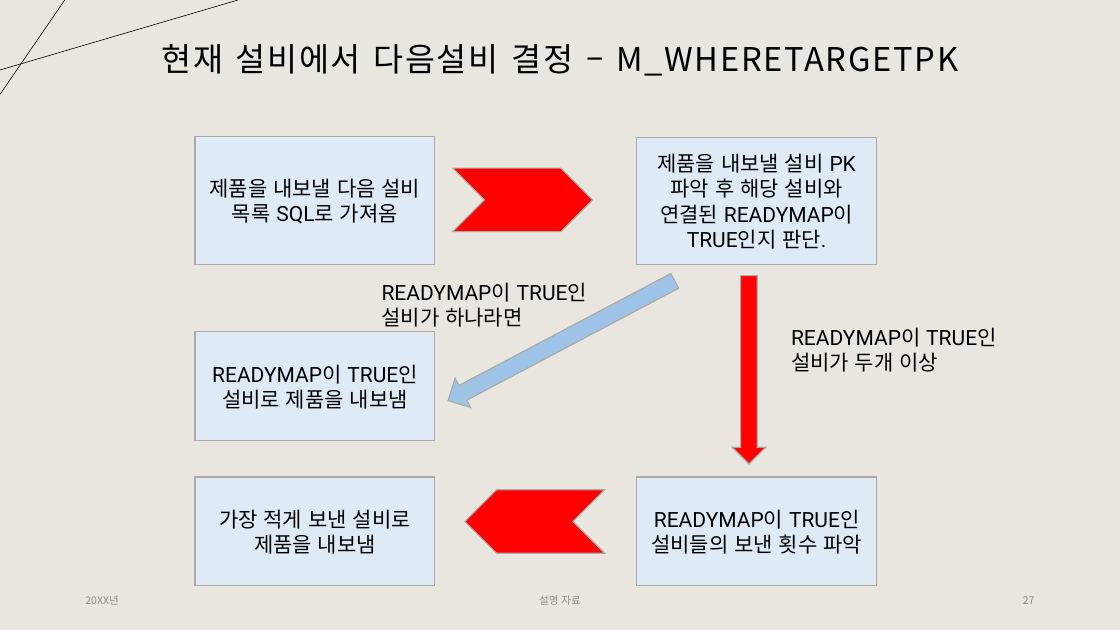
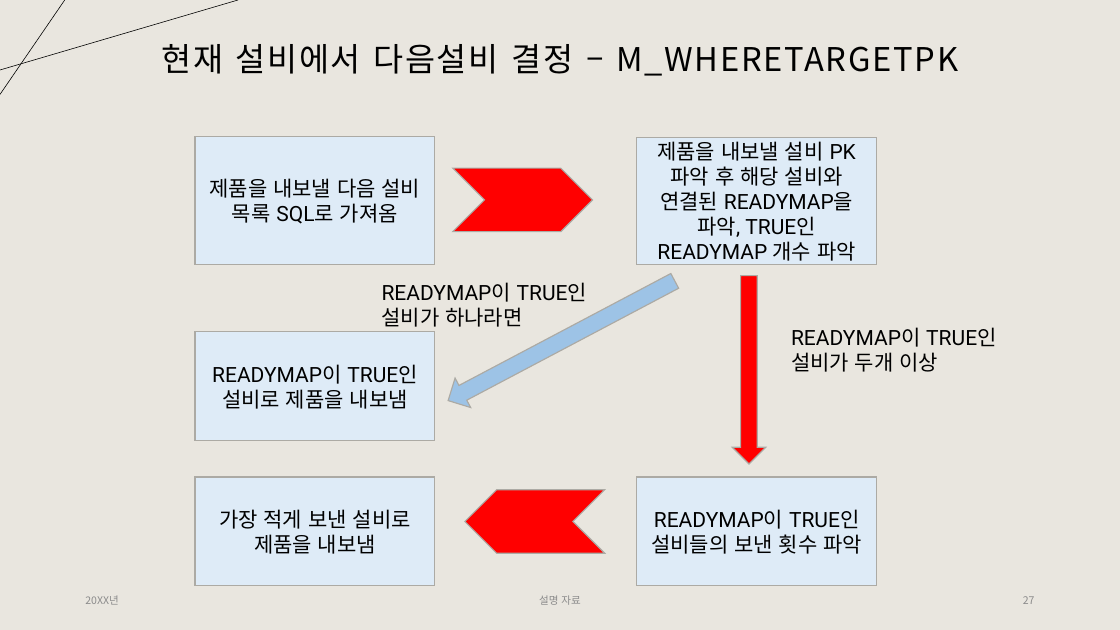
Before and after one commit to Tentailsahri/DT_FINAL_Project, a slide deck: slide 27 of 문서/시나리오에 따른 공정 시뮬레이션 발표 - 박민준.pptx. Drawn at 1120x630 pixels with LibreOffice and Linux fonts; fonts in the diff are those of the drawing. Boxes give left, top, right and bottom in pixels: in the first picture for what was removed or moved away, otherwise in the second. Text is boxed around its words. In the diff, an @@ line names an element or a change of style, - is before the commit and + after.

Commit message:
PPT 수정

```diff
--- a/문서/시나리오에 따른 공정 시뮬레이션 발표 - 박민준.pptx
+++ b/문서/시나리오에 따른 공정 시뮬레이션 발표 - 박민준.pptx
@@ text in rectangle at (x1=657, y1=141, x2=856, y2=265): text changed @@
-제품을 내보낼 설비 PK 파악 후 해당 설비와 연결된 READYMAP이 TRUE인지 판단.
+제품을 내보낼 설비 PK 파악 후 해당 설비와 연결된 READYMAP을 파악, TRUE인 READYMAP 개수 파악
```
